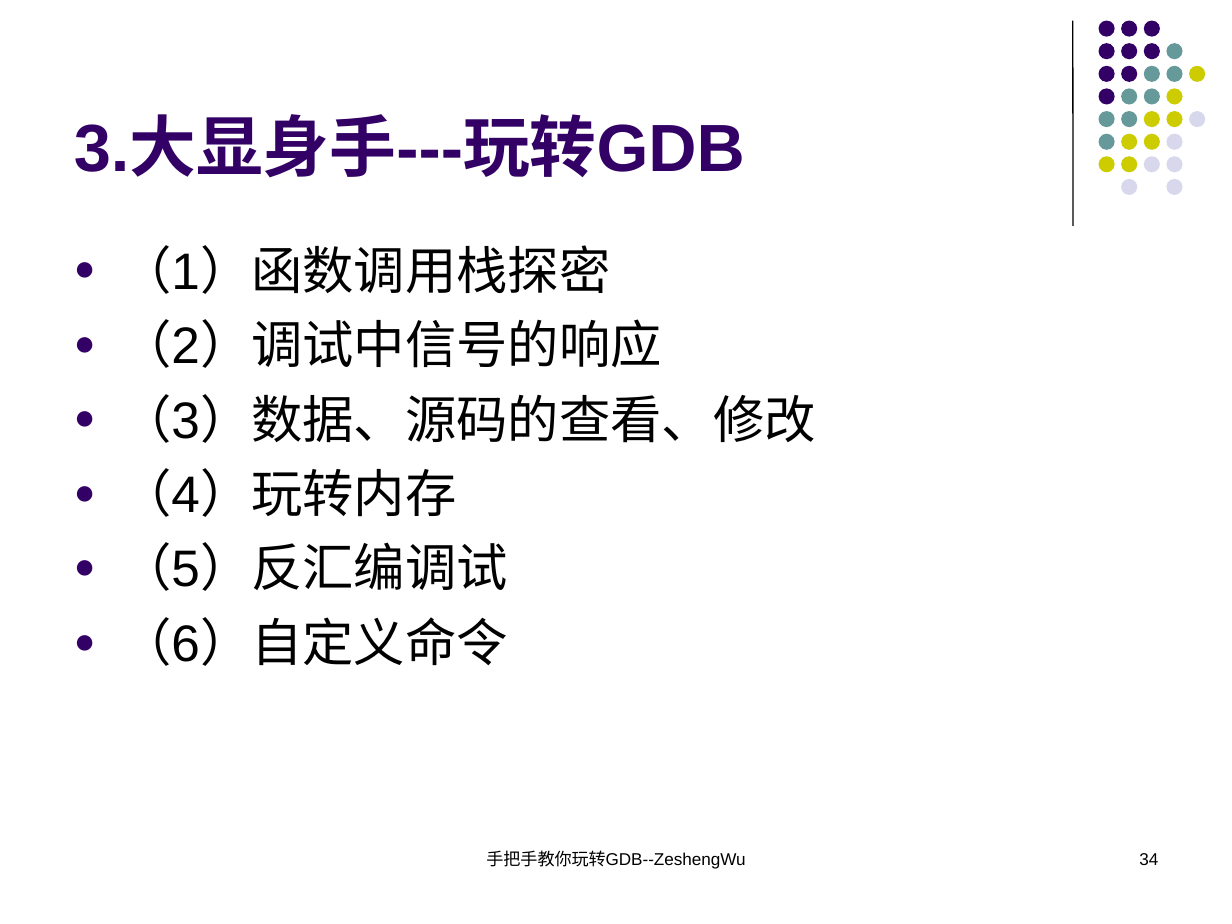
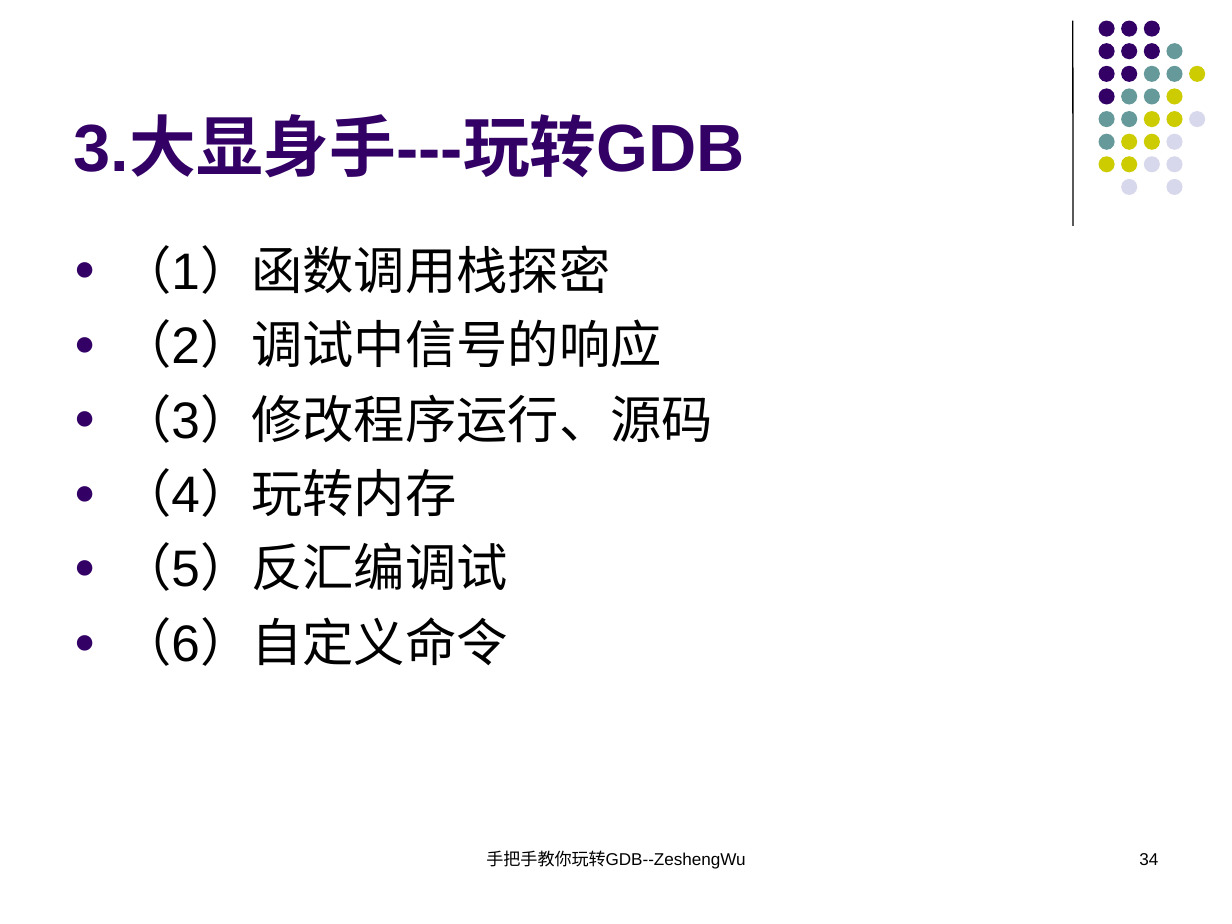
Before and after one commit to KublaikhanGeek/reactor, a slide deck: slide 34 of docs/手把手教你玩转GDB/手把手教你玩转GDB.ppt. Drawn at 1232x924 pixels with LibreOffice and Linux fonts; fonts in the diff are those of the drawing. Boxes give left, top, right and bottom in pixels: in the first picture for what was removed or moved away, otherwise in the second. Text is boxed around its words. In the diff, an @@ line names an element or a change of style, - is before the commit and + after.

```diff
--- a/docs/手把手教你玩转GDB/手把手教你玩转GDB.ppt
+++ b/docs/手把手教你玩转GDB/手把手教你玩转GDB.ppt
@@ text at <box>120,394,713,443</box>: text changed @@
-● （3）数据、源码的查看、修改
+● （3）修改程序运行、源码
```
Also in this commit, not shown: 3 other slides changed.
